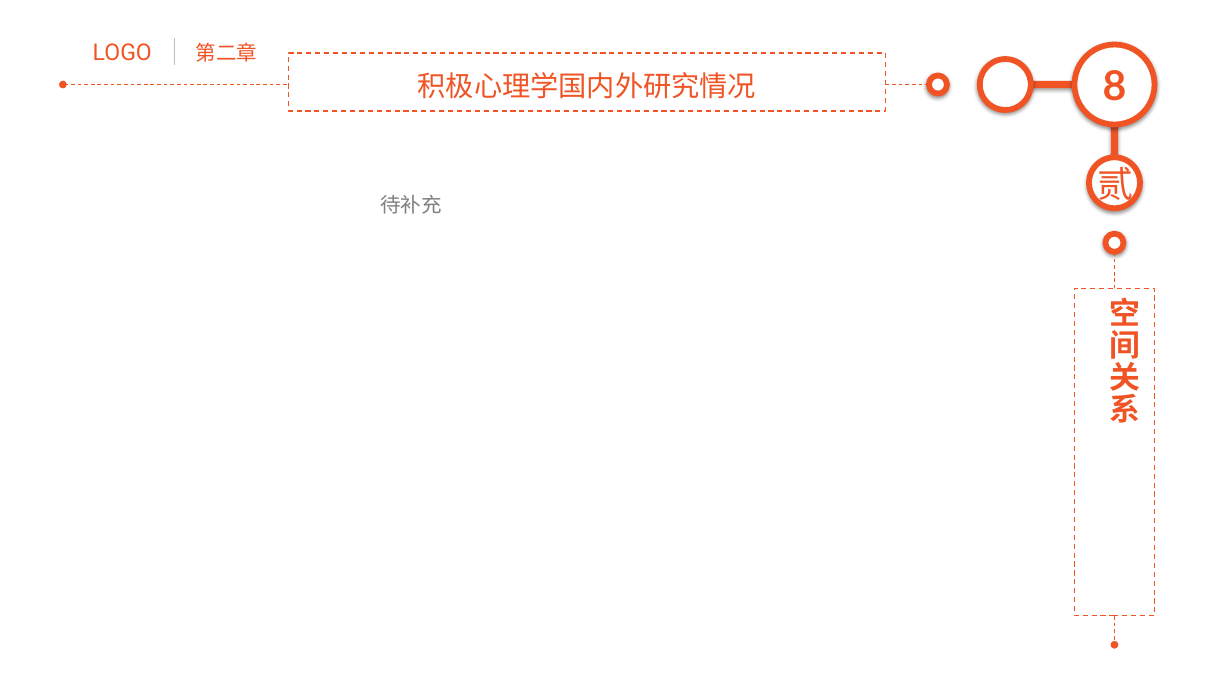
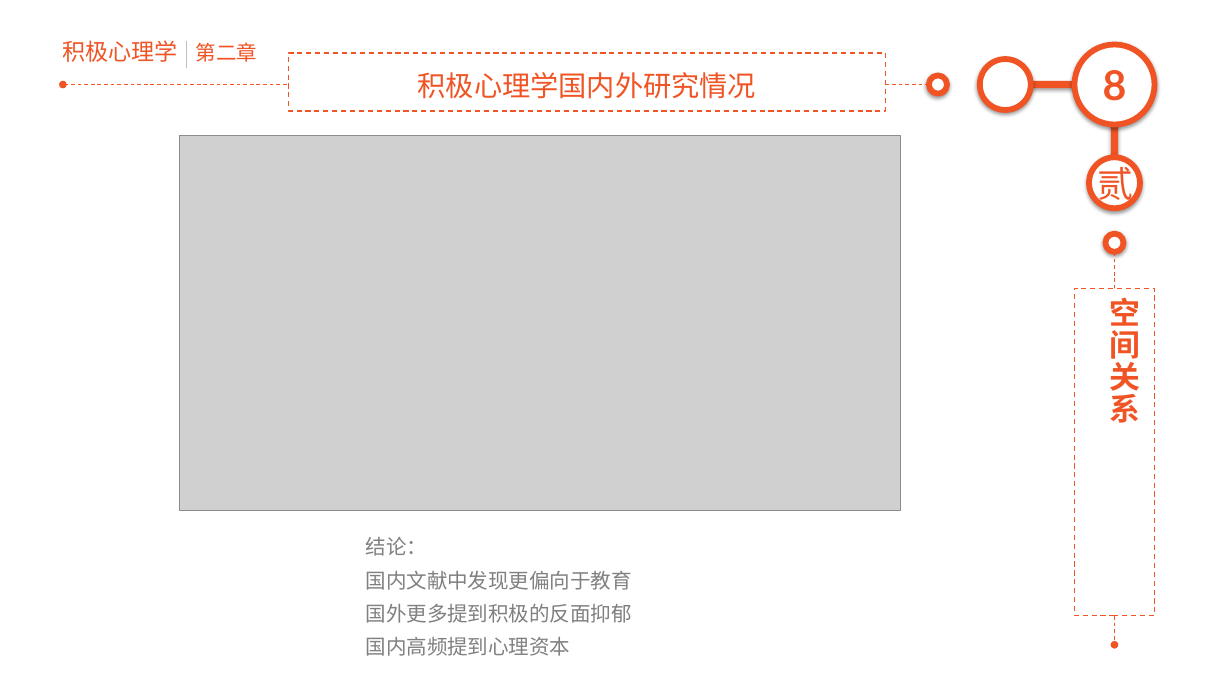
Before and after one commit to junstudys/positive-psychology, a slide deck: slide 8 of 积极心理学探索.pptx. Drawn at 1232x693 pixels with LibreOffice and Linux fonts; fonts in the diff are those of the drawing; grey boxes stand for pictures. Boxes give left, top, right and bottom in pixels: in the first picture for what was removed or moved away, otherwise in the second. Text is boxed around its words. In the diff, an @@ line names an element or a change of style, - is before the commit and + after.

```diff
--- a/积极心理学探索.pptx
+++ b/积极心理学探索.pptx
@@ text added at (x1=62, y1=40, x2=178, y2=62), 18 pt, text #F05425 @@
+积极心理学
@@ text removed at (x1=93, y1=43, x2=152, y2=61) @@
-LOGO
@@ line moved from (175, 38) - (175, 65) to (187, 42) - (187, 67) @@
@@ picture added at (x1=179, y1=136, x2=900, y2=511) @@
@@ text removed at (x1=380, y1=195, x2=441, y2=214) @@
-待补充
@@ text added at (x1=366, y1=537, x2=632, y2=656), 16 pt, text #808080 @@
+结论：
+国内文献中发现更偏向于教育
+国外更多提到积极的反面抑郁
+国内高频提到心理资本
```
Also in this commit, not shown: 19 other slides changed, 2 slides added, 28 other files.
